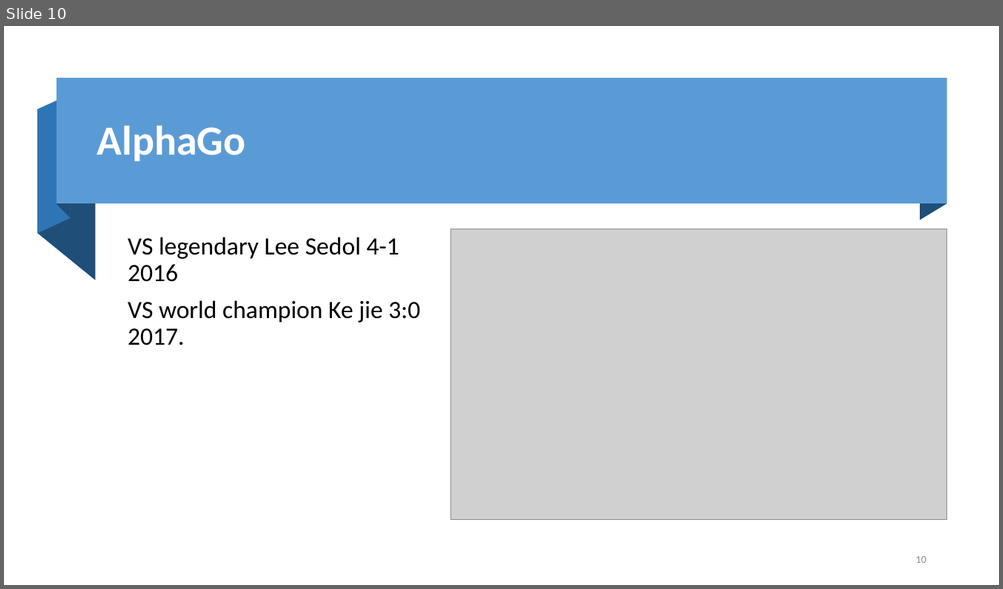
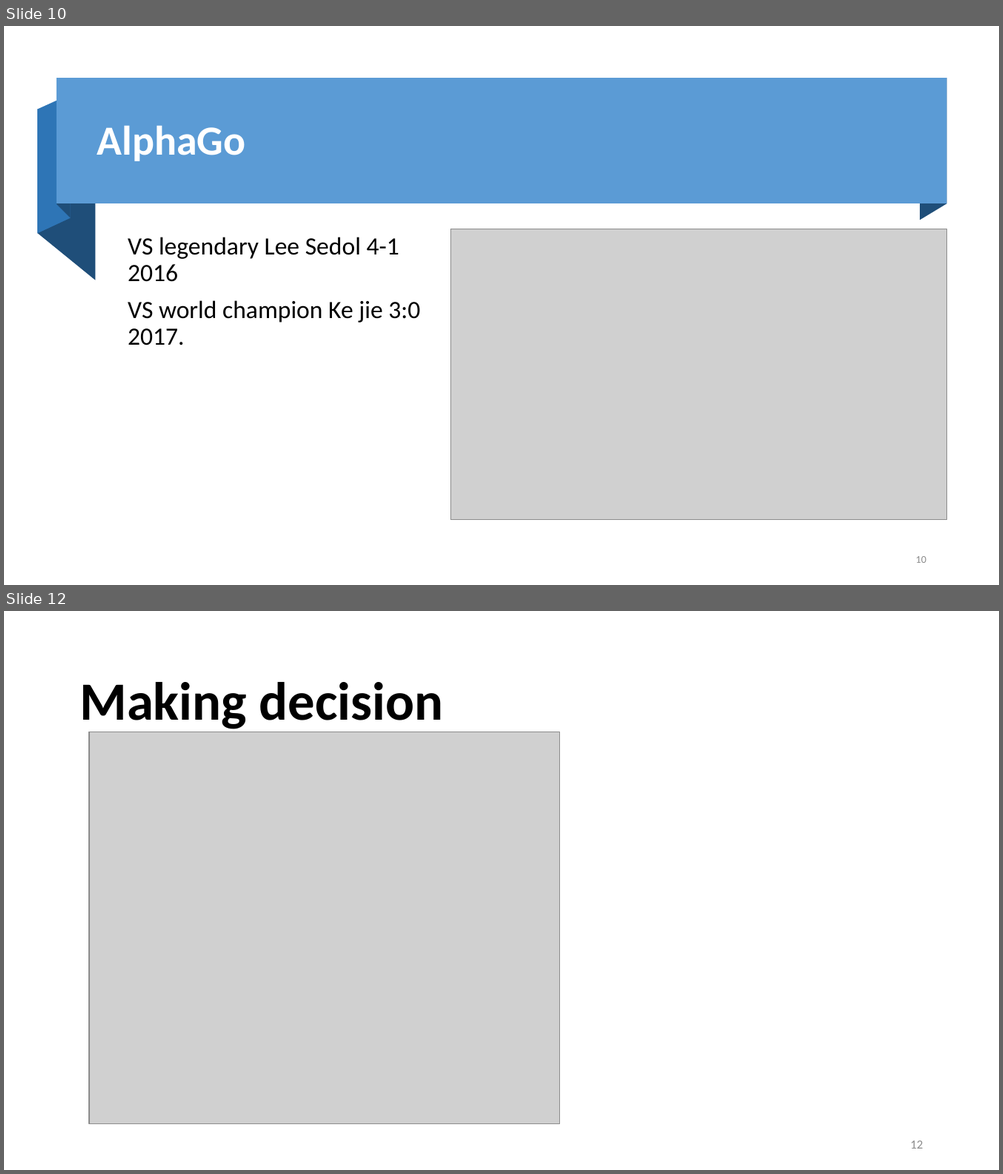
Before and after one commit to fanchuanster/uwinds, a slide deck: docs/8700AI/game in AI.pptx. Shown one above the other, each under a label of ours: slide 10 before the commit, slides 10 and 12 after it; the slides between them are not shown. The pictures are 1003x589 and 1003x1174 pixels, drawn with LibreOffice and Linux fonts; fonts in the diff are those of the drawing; grey boxes stand for pictures; background and template pictures are left out. Boxes give left, top, right and bottom in pixels: in the first picture for what was removed or moved away, otherwise in the second. Text is boxed around its words. In the diff, an @@ line names an element or a change of style, - is before the commit and + after.

```diff
--- a/docs/8700AI/game in AI.pptx
+++ b/docs/8700AI/game in AI.pptx
@@ slide 12 added at [4,611,999,1170], background #FFFFFF @@
@@ title added at [79,682,444,733], 52 pt, text #000000, bold @@
+Making decision
@@ picture added at [89,732,559,1125] @@
@@ page number added at [910,1141,922,1149], 12 pt, text #8C8C8C @@
+12
```
Also in this commit, not shown: 5 slides changed, 11 other slides added.
